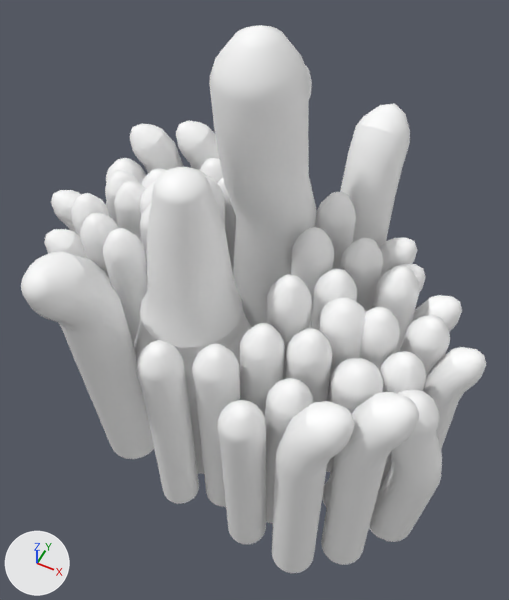
The FBX model Assets/Models/Nature/Foliage/Corals LODS/Corals_7.fbx as it was, and as the next commit left it.
Both versions are drawn from a camera (50 mm lens) standing at (0.121, -0.802, 0.59) and looking at (-0.049, -0.462, 0.166). Arrows for +X, +Y and +Z are at lower left; the lights stay in place. Objects named as collision shapes, trigger or cutter boxes, shadow casters or lower levels of detail are left out. Where no turn or scale is listed for an object, it has been applied to the vertices.

Objects in the first picture: 'Corals_7_LOD0'.
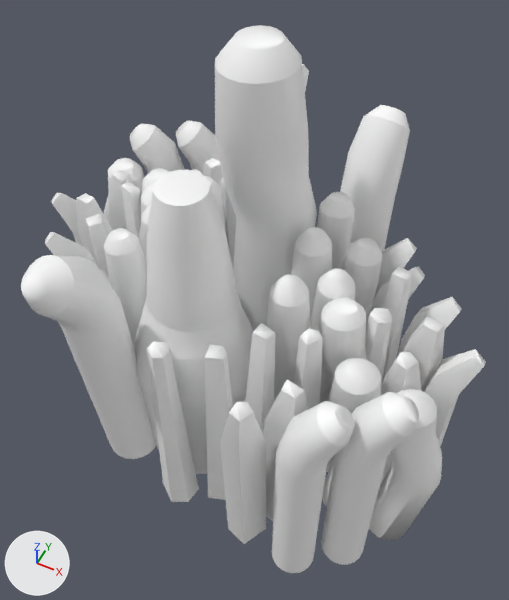
Where the newer file only moved an object's origin or applied its transform, the numbers keep the older frame.

Pixel boxes (x1, y1, x2, y2) of what changed, in the pictures (509 x 600 px):
part 1 of me_mesh, deleted: before (21, 25, 486, 544)

The change, as a list of edits to the scene's bpy script:
```text
Change me_mesh:
    used by ob_corals_7_lod0; location = (-0.0719, -0.4456, 0.0392)
    remove me_mesh.from_pydata(...)  # 6229 vertices, 6174 faces; spans x -0.197..0.207, y -0.152..0.153, z -0.038..0.335
    add me_mesh.from_pydata(...)  # 2761 vertices, 2652 faces; spans x -0.196..0.206, y -0.152..0.153, z -0.038..0.328
    me_mesh part 1: 3468 vertices removed from x -0.197..0.207, y -0.148..0.15, z -0.038..0.335
```
